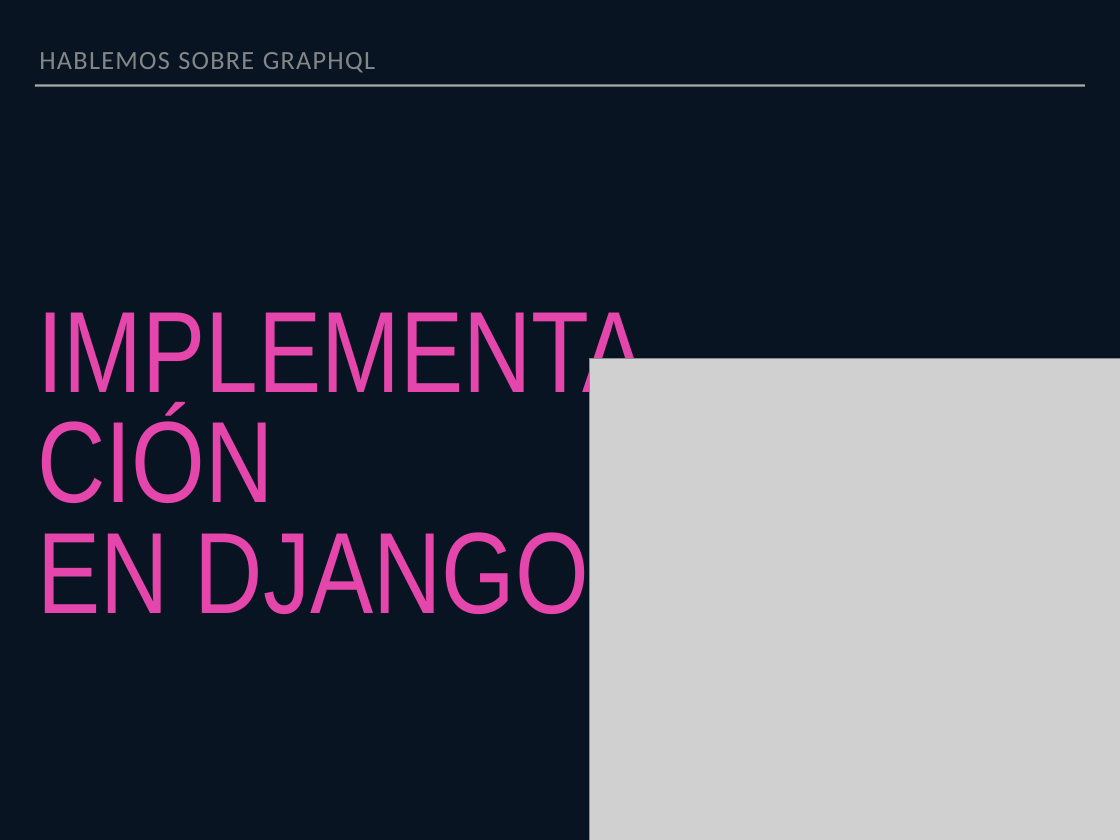
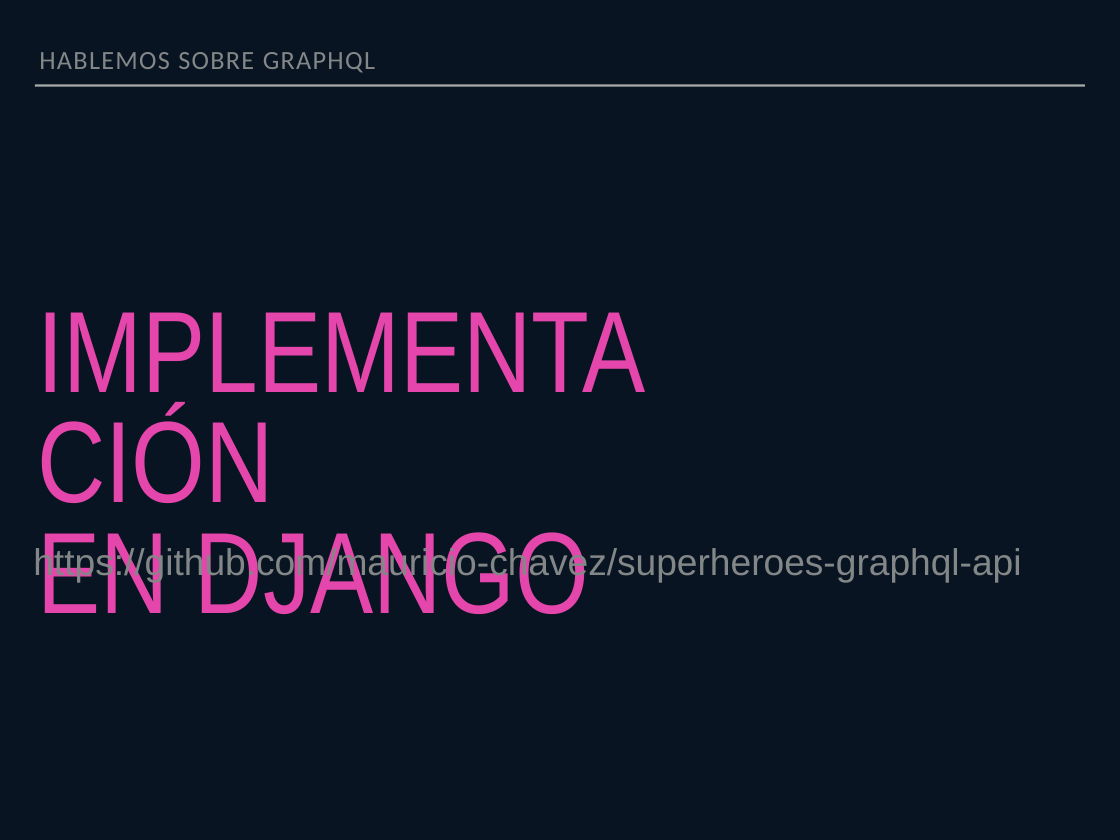
Before and after one commit to mauricio-chavez/superheroes-graphql-api, a slide deck: slide 29 of slides/GraphQLPowerPoint.pptx. Drawn at 1120x840 pixels with LibreOffice and Linux fonts; fonts in the diff are those of the drawing; grey boxes stand for pictures. Boxes give left, top, right and bottom in pixels: in the first picture for what was removed or moved away, otherwise in the second. Text is boxed around its words. In the diff, an @@ line names an element or a change of style, - is before the commit and + after.

Commit message:
Added Powerpoint slides

```diff
--- a/slides/GraphQLPowerPoint.pptx
+++ b/slides/GraphQLPowerPoint.pptx
@@ picture removed at box(590, 358, 1120, 840) @@
@@ text added at box(33, 546, 1021, 582), 34 pt, text #838787 @@
+https://github.com/mauricio-chavez/superheroes-graphql-api
```
Also in this commit, not shown: 1 other file.
